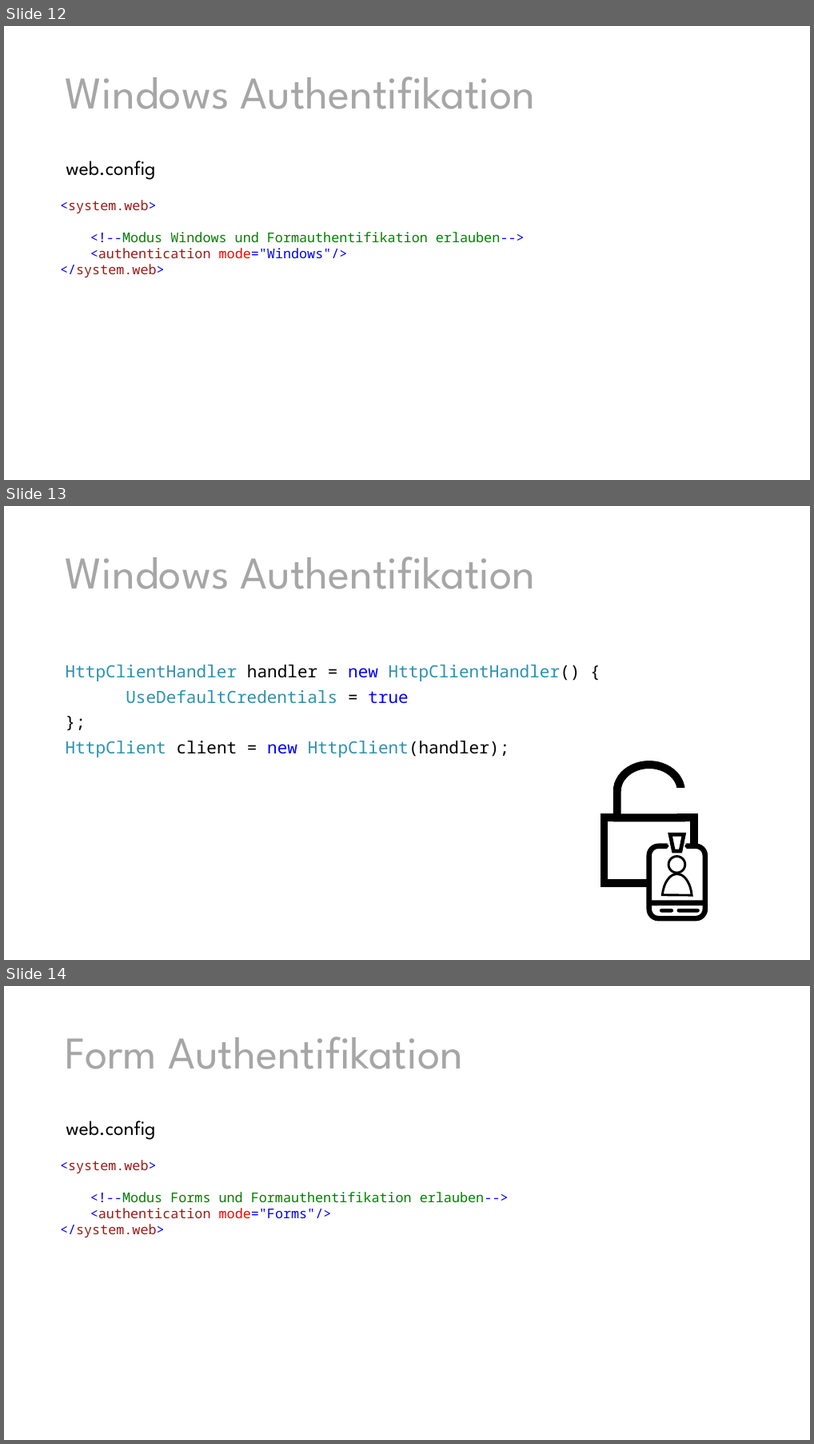
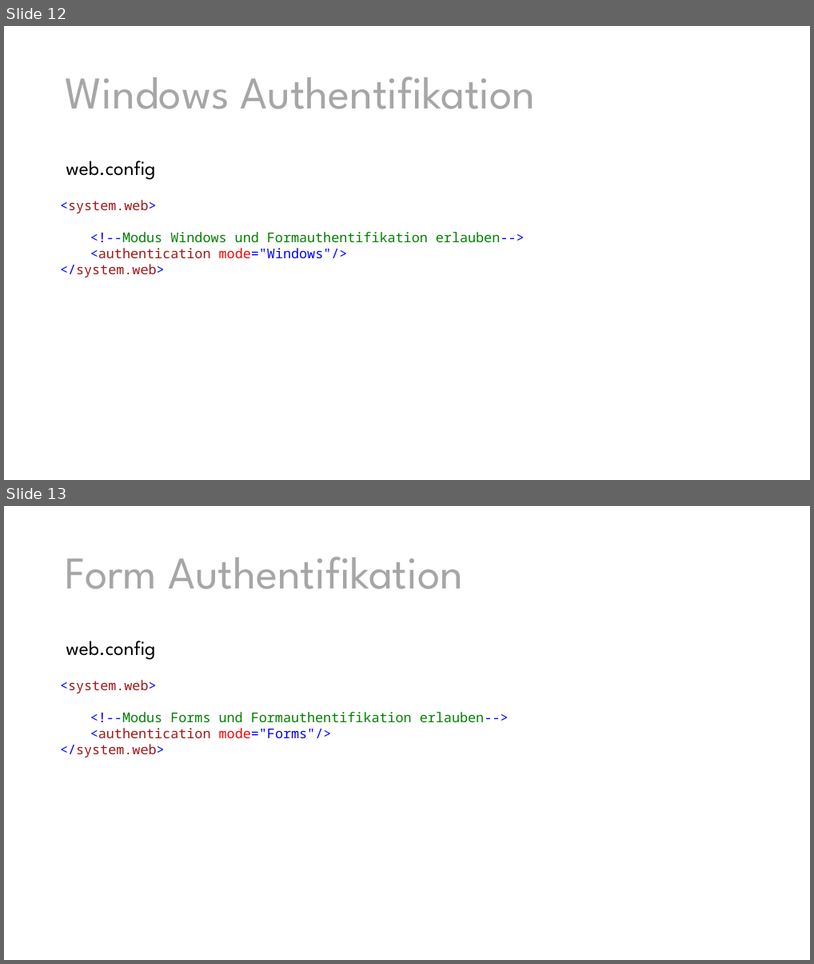
Before and after one commit to ppedvAG/WebformsKurs, a slide deck: 13SecureWebForms.pptx. Shown one above the other, each under a label of ours: slides 12, 13 and 14 before the commit, slides 12 and 13 after it. The pictures are 814x1444 and 814x964 pixels, drawn with LibreOffice and Linux fonts; fonts in the diff are those of the drawing. Boxes give left, top, right and bottom in pixels: in the first picture for what was removed or moved away, otherwise in the second. Text is boxed around its words. In the diff, an @@ line names an element or a change of style, - is before the commit and + after.

```diff
--- a/13SecureWebForms.pptx
+++ b/13SecureWebForms.pptx
@@ slide 13 removed at bbox=[4, 506, 810, 960], background #FFFFFF @@
@@ title removed at bbox=[66, 556, 536, 589] @@
-Windows Authentifikation
@@ text removed at bbox=[66, 664, 581, 757] @@
-HttpClientHandler handler = new HttpClientHandler() {
-UseDefaultCredentials = true
-};
-HttpClient client = new HttpClient(handler);
@@ flow chart delay removed at bbox=[618, 764, 682, 817] @@
@@ rectangle removed at bbox=[668, 788, 695, 813] @@
@@ rectangle removed at bbox=[605, 817, 695, 884] @@
@@ group removed at bbox=[650, 835, 706, 924]: 3 rounded rectangles, 2 flow chart online storages, 1 line, 1 trapezoid, 1 ellipse, 1 chord (boxed as its full ellipse) @@
@@ what was slide 14 is now slide 13 @@
```
Also in this commit, not shown: 11 other files.
